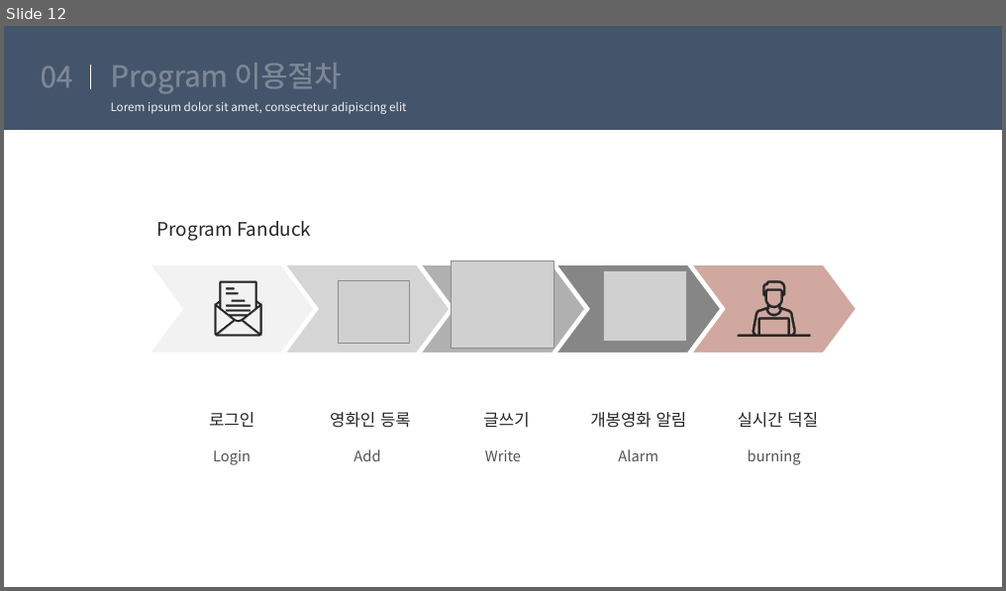
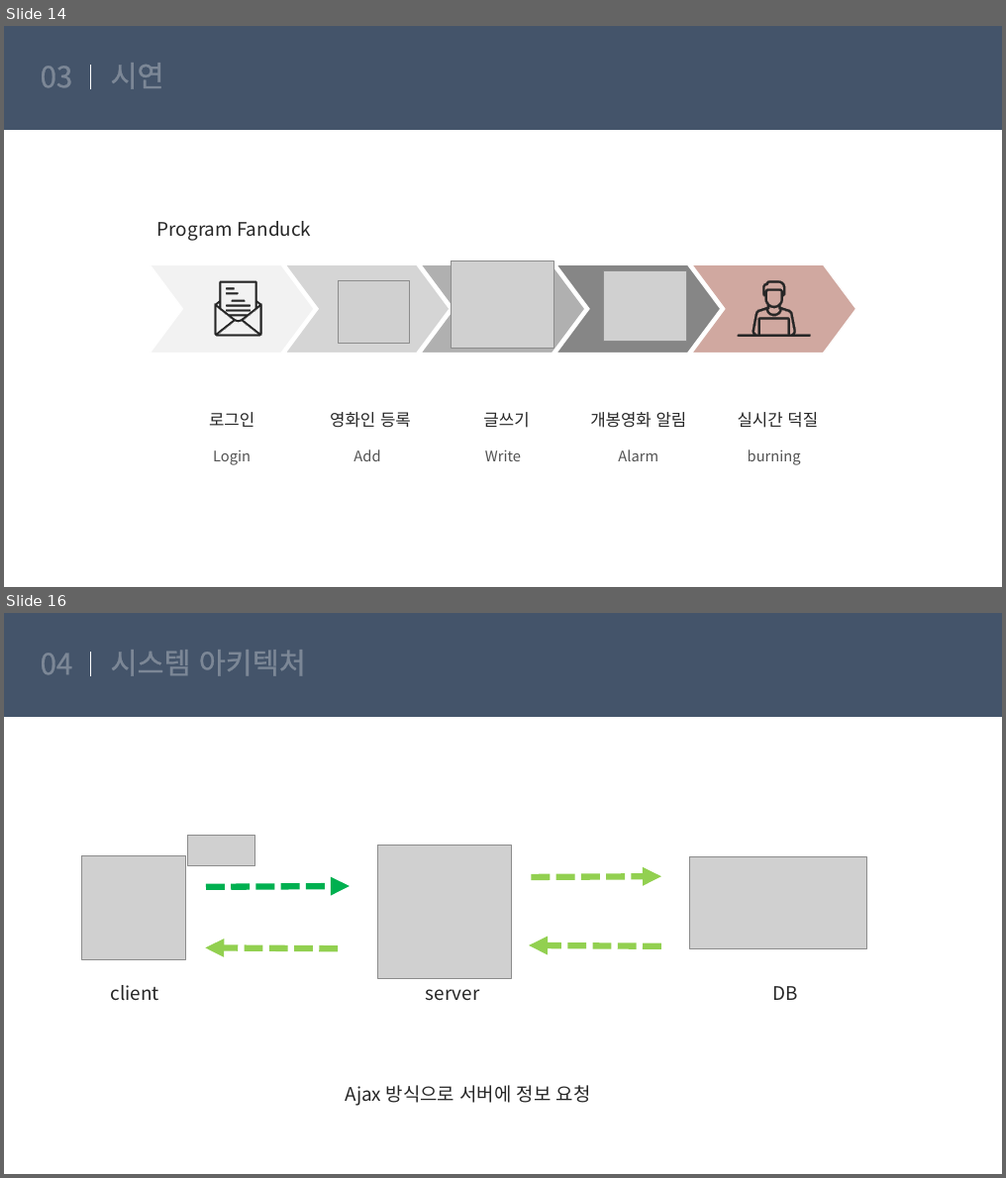
Before and after one commit to suna05/fanduck, a slide deck: uoonleen/8월 29일_ppt/Fanduck.pptx. Shown one above the other, each under a label of ours: slide 12 before the commit, slides 14 and 16 after it; the slides between them are not shown. The pictures are 1006x591 and 1006x1178 pixels, drawn with LibreOffice and Linux fonts; fonts in the diff are those of the drawing; grey boxes stand for pictures. Boxes give left, top, right and bottom in pixels: in the first picture for what was removed or moved away, otherwise in the second. Text is boxed around its words. In the diff, an @@ line names an element or a change of style, - is before the commit and + after.

```diff
--- a/uoonleen/8월 29일_ppt/Fanduck.pptx
+++ b/uoonleen/8월 29일_ppt/Fanduck.pptx
@@ slide 16 added at (x1=4, y1=613, x2=1002, y2=1174), background #FFFFFF; not listed: 2 template elements that a slide beside it also shows @@
@@ text added at (x1=41, y1=653, x2=73, y2=674), 28 pt, text #FFFFFF @@
+04
@@ title added at (x1=111, y1=650, x2=306, y2=676), 28 pt, text #FFFFFF @@
+시스템 아키텍처
@@ picture added at (x1=187, y1=836, x2=254, y2=866) @@
@@ picture added at (x1=377, y1=845, x2=512, y2=979) @@
@@ picture added at (x1=82, y1=857, x2=186, y2=960) @@
@@ arrow added from (531, 877) to (661, 876), #92D050 6 pt dashed @@
@@ picture added at (x1=690, y1=858, x2=866, y2=949) @@
@@ arrow added from (206, 887) to (350, 886), #00B050 6 pt dashed @@
@@ arrow added from (338, 950) to (205, 949), #92D050 6 pt dashed @@
@@ arrow added from (661, 947) to (529, 946), #92D050 6 pt dashed @@
@@ text added at (x1=110, y1=985, x2=158, y2=1001), 18 pt, text #262626 @@
+client
@@ text added at (x1=426, y1=989, x2=480, y2=1001), 18 pt, text #262626 @@
+server
@@ text added at (x1=772, y1=986, x2=797, y2=1000), 18 pt, text #262626 @@
+DB
@@ text added at (x1=346, y1=1085, x2=591, y2=1106), 18 pt, text #262626 @@
+Ajax 방식으로 서버에 정보 요청
@@ what was slide 12 is now slide 14 @@
@@ slide 14 changed as well @@
@@ text at (x1=41, y1=66, x2=73, y2=87): text changed @@
-04
+03
@@ title at (x1=111, y1=63, x2=164, y2=89): text changed @@
-Program 이용절차
+시연
@@ text removed at (x1=111, y1=101, x2=406, y2=114) @@
-Lorem ipsum dolor sit amet, consectetur adipiscing elit
```
Also in this commit, not shown: 10 other slides changed, 10 other slides added, 1 slide removed.
